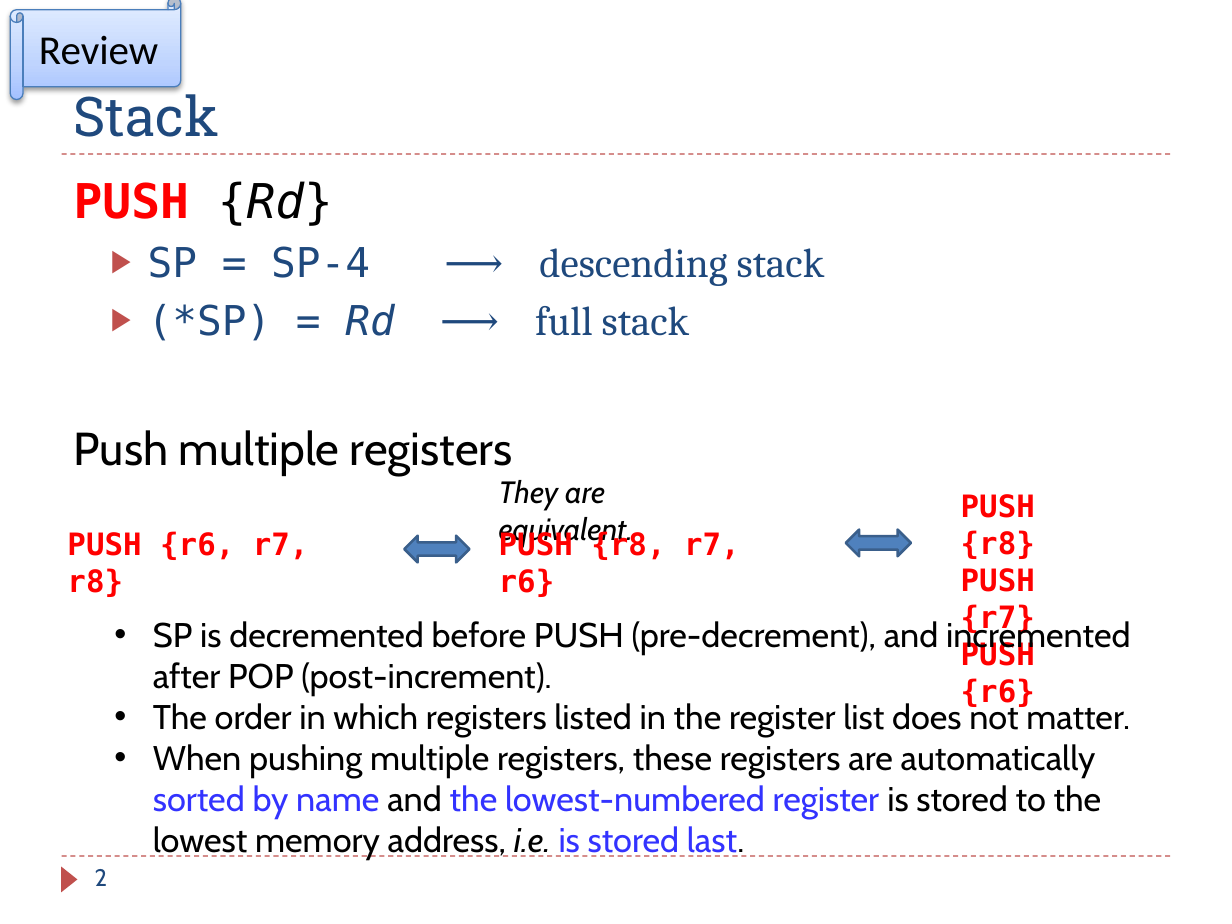
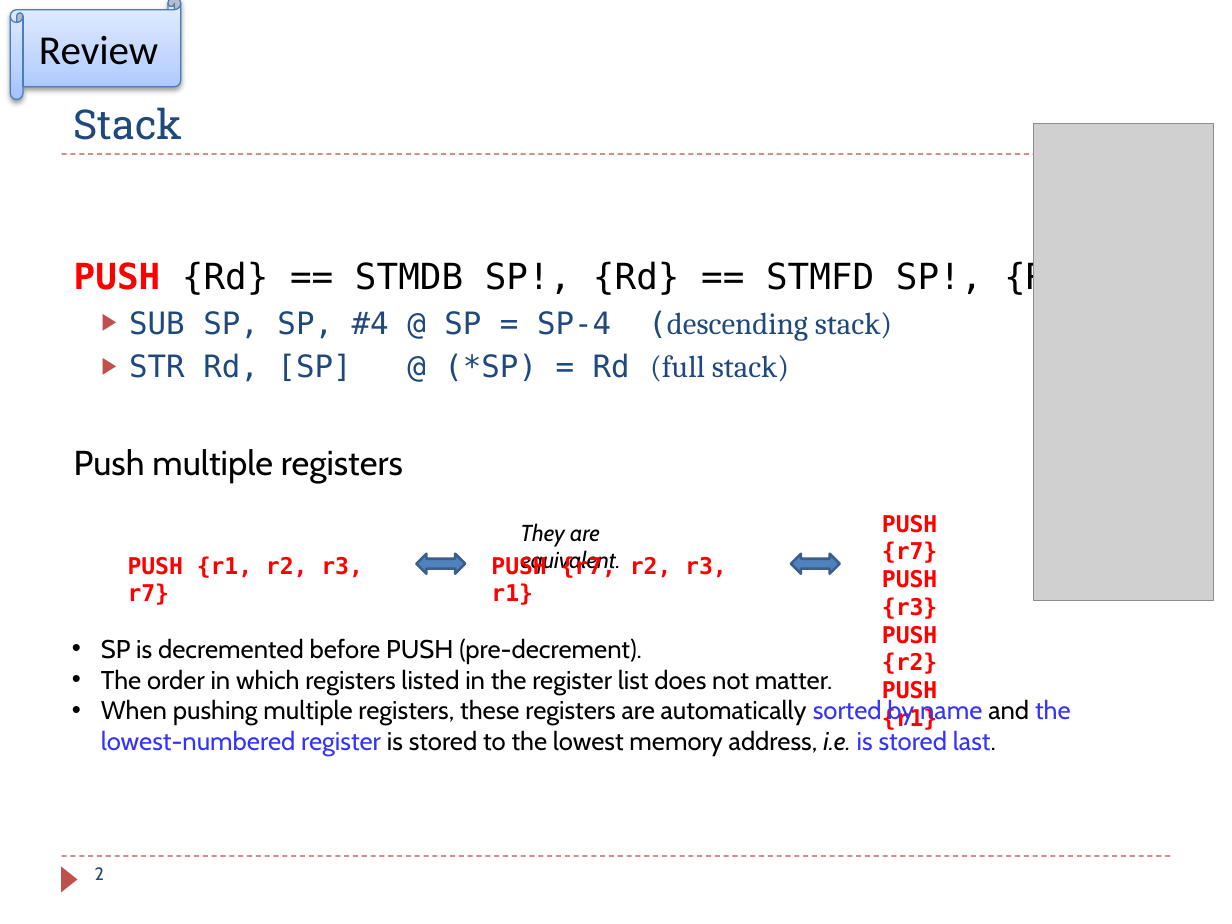
Before and after one commit to guhofstra/CSC111Fa25, a slide deck: slide 2 of PPTs/Ch8_ARM_Subroutines_Exercises ANS.pptx. Drawn at 1232x924 pixels with LibreOffice and Linux fonts; fonts in the diff are those of the drawing; grey boxes stand for pictures. Boxes give left, top, right and bottom in pixels: in the first picture for what was removed or moved away, otherwise in the second. Text is boxed around its words. In the diff, an @@ line names an element or a change of style, - is before the commit and + after.

```diff
--- a/PPTs/Ch8_ARM_Subroutines_Exercises ANS.pptx
+++ b/PPTs/Ch8_ARM_Subroutines_Exercises ANS.pptx
@@ title "Stack" at [74, 107, 183, 140]: size 32 to 24 pt @@
@@ picture added at [1034, 123, 1214, 600] @@
@@ text "PUSH {Rd} == STMDB SP!, ...": place and size @@
-text "PUSH {Rd} == STMDB SP!, ..." at [74, 181, 825, 476]
+text "PUSH {Rd} == STMDB SP!, ..." at [74, 260, 1091, 483]
@@ text at [74, 260, 1091, 382]: text changed; size 24 to 18 pt; font Cambria to DejaVu Sans Mono @@
-PUSH {Rd}
-  ▶ SP = SP-4 ⟶ descending stack
-  ▶ (*SP) = Rd ⟶ full stack
+PUSH {Rd} == STMDB SP!, {Rd} == STMFD SP!, {Rd}
+  ▶ SUB SP, SP, #4 @ SP = SP-4 (descending stack)
+  ▶ STR Rd, [SP] @ (*SP) = Rd (full stack)
@@ text at [74, 449, 403, 483]: size 27 to 20.2 pt in "Push multiple registers"; less space between paragraphs @@
@@ text "PUSH {r7}": place and size @@
-text "PUSH {r7}" at [961, 494, 1035, 709]
+text "PUSH {r7}" at [882, 515, 937, 730]
@@ text at [961, 494, 1035, 559]: paragraph removed @@
-PUSH {r8}
@@ text "They are equivalent.": place and size @@
-text "They are equivalent." at [499, 480, 633, 547]
+text "They are equivalent." at [520, 523, 620, 574]
@@ text "They are equivalent." at [520, 523, 620, 574]: size 18 to 13.5 pt @@
@@ text at [882, 515, 937, 563]: size 18 to 13.5 pt in "PUSH {r7}" @@
@@ text at [128, 556, 363, 605]: text changed; size 18 to 13.5 pt @@
-PUSH {r6, r7, r8}
+PUSH {r1, r2, r3, r7}
@@ left right arrow: place and size @@
-left right arrow at [404, 536, 469, 563]
+left right arrow at [416, 553, 466, 573]
@@ text at [491, 555, 727, 605]: text changed; size 18 to 13.5 pt @@
-PUSH {r8, r7, r6}
+PUSH {r7, r2, r3, r1}
@@ left right arrow: place and size @@
-left right arrow at [846, 530, 912, 557]
+left right arrow at [791, 553, 840, 573]
@@ text at [882, 570, 937, 730]: text changed; size 18 to 13.5 pt @@
-PUSH {r6}
+PUSH {r3}
+PUSH {r2}
+PUSH {r1}
@@ text "SP is decremented before PUSH ...": place and size @@
-text "SP is decremented before PUSH ..." at [153, 618, 1130, 861]
+text "SP is decremented before PUSH ..." at [101, 638, 1071, 756]
@@ text at [101, 638, 642, 664]: text changed; size 20 to 15 pt @@
-• SP is decremented before PUSH (pre-decrement), and incremented after POP (post-increment).
+• SP is decremented before PUSH (pre-decrement).
@@ text at [101, 669, 1071, 756]: size 20 to 15 pt in "The order in which registers listed in ...", "When pushing multiple registers, these registers are ..."; indent changed @@
@@ page number at [95, 867, 104, 880]: size 14 to 10.5 pt @@
```
Also in this commit, not shown: 7 other slides changed, 2 slides added, 2 slides removed, 8 other files.
